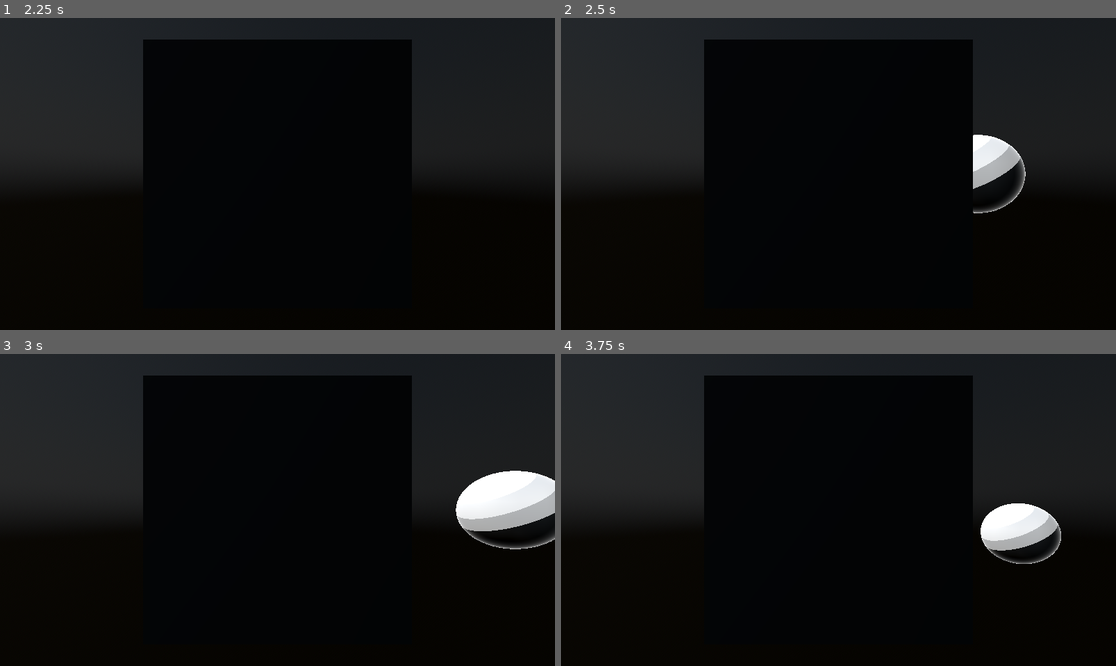
Above: before the commit, frames 1-4 (two rows, left to right).
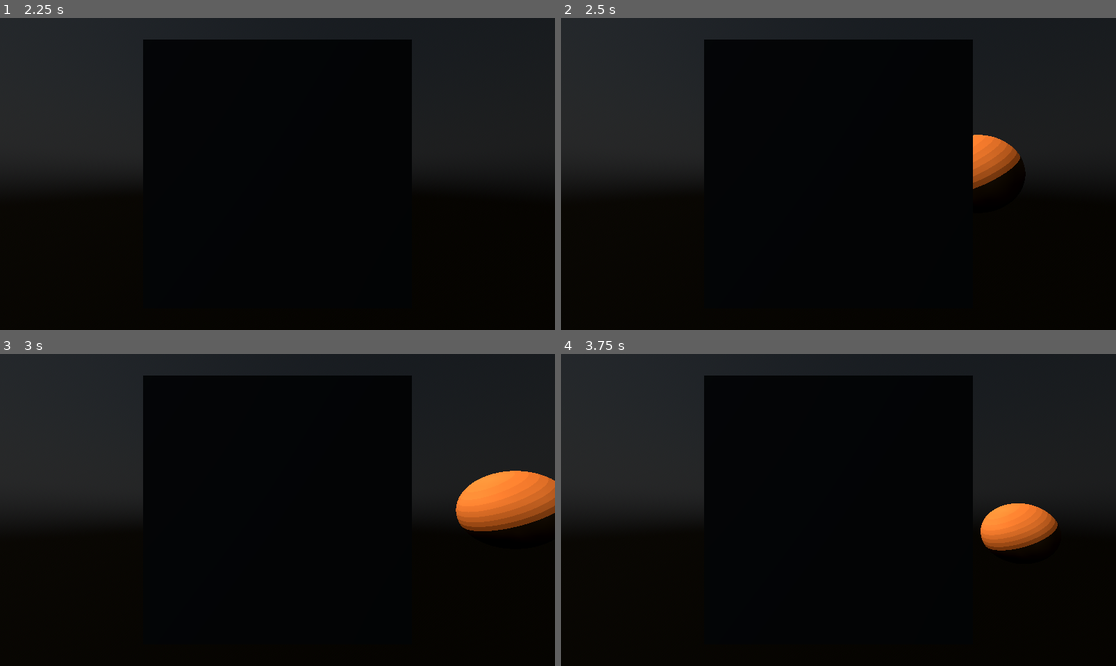
Above: after the commit, the same moments.

Repository: ariiqwicaksana/my-portfolio-godot
Game: Godot game, scene res://Toon Shader/Toon.tscn
Two runs of this game, one before a commit and one after it. Both use one fixed random seed, a clock stepped at 60 frames per second and the inputs below. This scene is started directly instead of the project's main scene.
Inputs (mouse positions are in pixels of both pictures, inside the frame that each line leads up to):
- Up to frame 1 (2.25 s): tap Enter at 0.5, 2 s; move the mouse to (249, 236) at 0.52 s; hold F (Shift Up) 0.53-1.25 s; hold C (Clutch) 0.53-1.25 s; click (249, 236) at 0.67 s; tap Space (Handbrake) at 1.25 s; drag from (444, 220) to (249, 236) at 1.27 s; move the mouse to (111, 127) at 2.02 s; hold A (Steer Left) from 2.03 s (still down); tap T (Toggle Transmission) at 2.1 s
- Up to frame 2 (2.5 s): keep holding A (Steer Left)
- Up to frame 3 (3 s): release A (Steer Left) at 2.75 s; drag from (305, 510) to (111, 463) at 2.77 s
- Up to frame 4 (3.75 s): tap Space (Handbrake) at 3.5 s; move the mouse to (755, 432) at 3.52 s; hold S (Brakes) from 3.53 s (still down); tap E at 3.6 s

Frame 1 is identical in both runs. In frame 2, 1.3% of the frame differs, in the area x 74-84%, y 37-63%; in frame 3, 3.0%, in the area x 82-100%, y 37-63%; in frame 4, 1.8%.

Commit message:
recent update

Diff:
--- a/my-portfolio/Toon Shader/toon_shader_material.tres
+++ b/my-portfolio/Toon Shader/toon_shader_material.tres
@@ -1,20 +1,20 @@
 [gd_resource type="ShaderMaterial" load_steps=2 format=3 uid="uid://cccxikfsh25m5"]
 
-[ext_resource type="Shader" path="res://Toon Shader/toon_shader.gdshader" id="1_s1rt6"]
+[ext_resource type="Shader" uid="uid://dxwgjpiw3wh3s" path="res://Toon Shader/toon_shader.gdshader" id="1_s1rt6"]
 
 [resource]
 render_priority = 0
 shader = ExtResource("1_s1rt6")
-shader_parameter/albedo = Color(1, 1, 1, 1)
+shader_parameter/albedo = Color(1, 0.701961, 0.435294, 1)
 shader_parameter/clamp_diffuse_to_max = false
-shader_parameter/cuts = 3
+shader_parameter/cuts = 8
 shader_parameter/wrap = 0.0
 shader_parameter/steepness = 1.0
 shader_parameter/use_attenuation = true
-shader_parameter/use_specular = true
+shader_parameter/use_specular = false
 shader_parameter/specular_strength = 1.0
 shader_parameter/specular_shininess = 16.0
-shader_parameter/use_rim = true
+shader_parameter/use_rim = false
 shader_parameter/rim_width = 8.0
 shader_parameter/rim_color = Color(1, 1, 1, 1)
 shader_parameter/use_ramp = false
--- a/my-portfolio/project.godot
+++ b/my-portfolio/project.godot
@@ -12,7 +12,7 @@
 
 config/name="My Portfolio"
 run/main_scene="res://3d Pixel Art/main.tscn"
-config/features=PackedStringArray("4.3", "Forward Plus")
+config/features=PackedStringArray("4.4", "Forward Plus")
 
 [display]
 
Not shown, added: my-portfolio/3d Pixel Art/DirectionalLight3D.gd.uid
Not shown: 1 places in my-portfolio/3d Pixel Art/main.tscn that only renumber resources
Not shown, changed: my-portfolio/3d Pixel Art/models/icosphere.glb.import
Not shown, added: my-portfolio/3d Pixel Art/outline.gdshader.uid
Not shown, added: my-portfolio/3d Pixel Art/scripts/spin.gd.uid
Not shown: 2 places in my-portfolio/Interior Parallax Mapping/InteriorMapping.tscn that only renumber resources
Not shown, added: my-portfolio/Interior Parallax Mapping/freecamera.gd.uid
Not shown, added: my-portfolio/Interior Parallax Mapping/interior_mapping.gdshader.uid
Not shown: 1 places in my-portfolio/Toon Shader/Toon.tscn that only renumber resources
Not shown, added: my-portfolio/Toon Shader/outline_shader.gdshader.uid
Not shown, added: my-portfolio/Toon Shader/toon_shader.gdshader.uid
Not shown, added: my-portfolio/car physics/camera.gd.uid
(and 6 more such lines)
